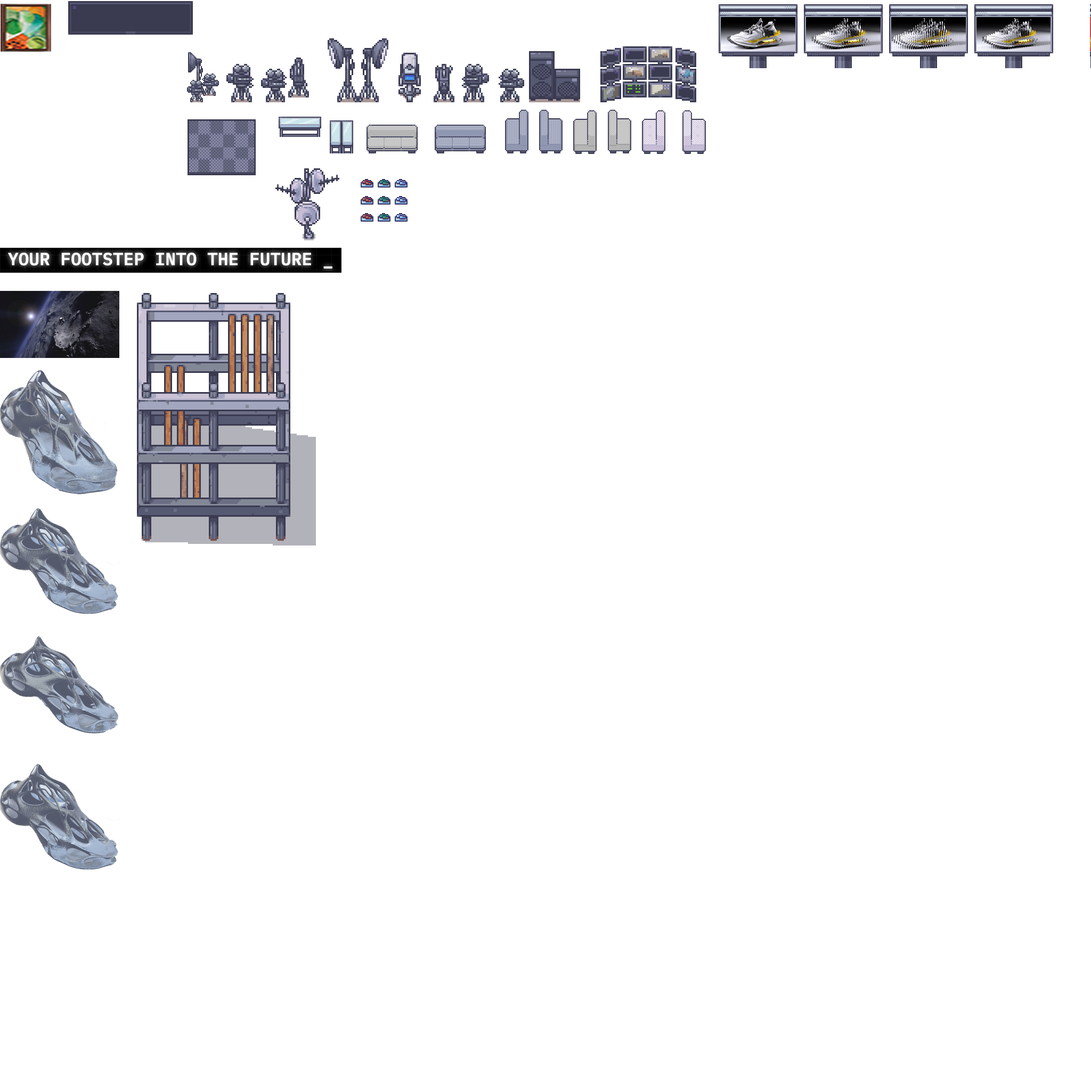
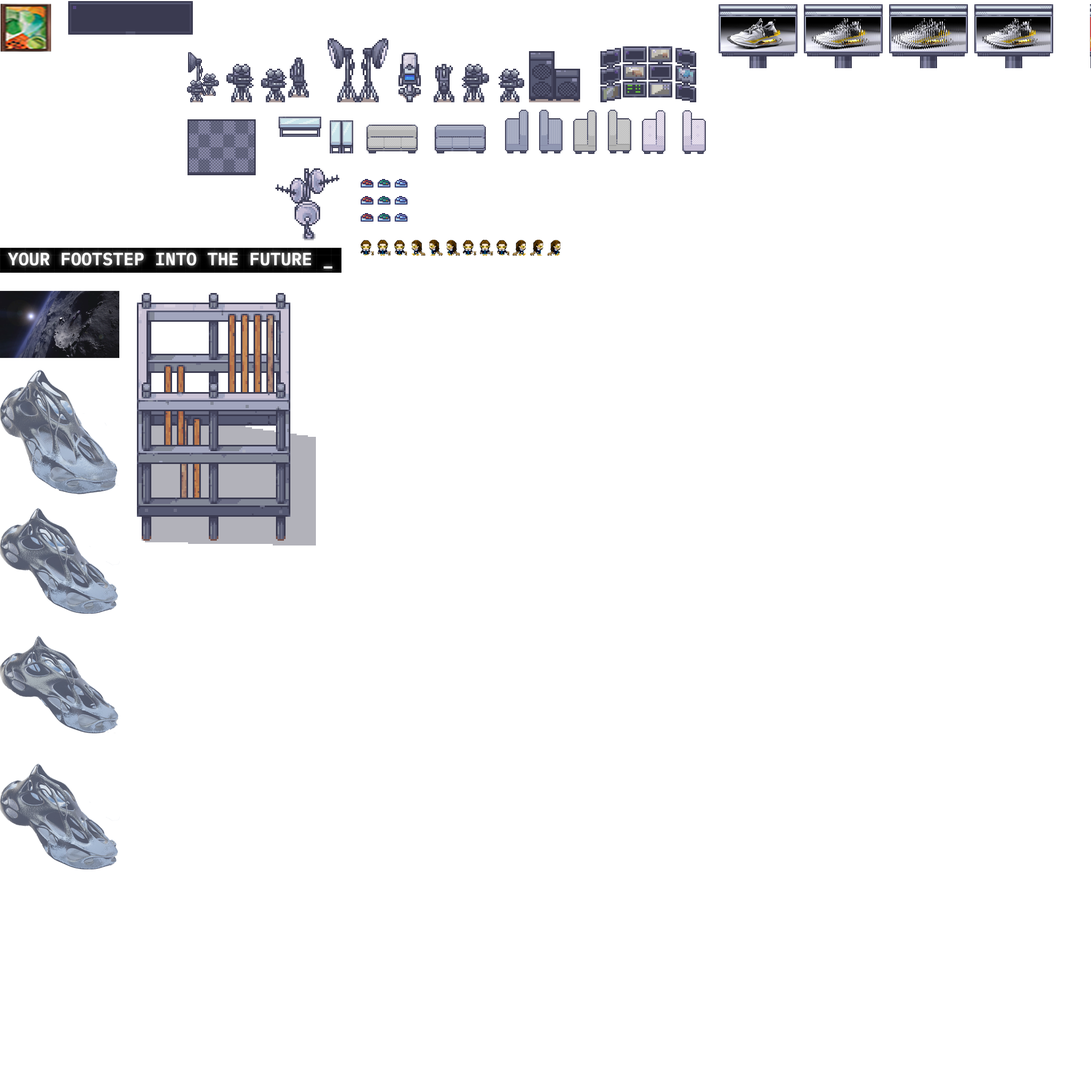
Layered file, before and after one edit (1091x1091). Changes by layer:
added layer "Calque 33 copie" in group "Groupe 1" over [463, 239, 510, 256]
added layer "Calque 33" in group "Groupe 1" over [360, 239, 408, 256]
added layer "Calque 34" in group "Groupe 1" over [411, 239, 460, 256]
added layer "Calque 32" in group "Groupe 1" over [512, 239, 561, 256]
